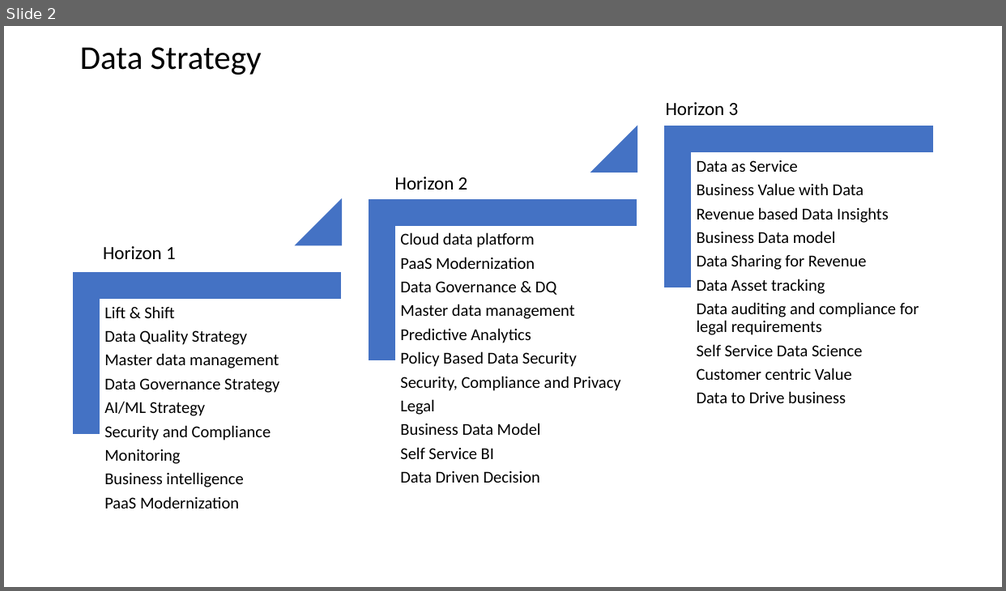
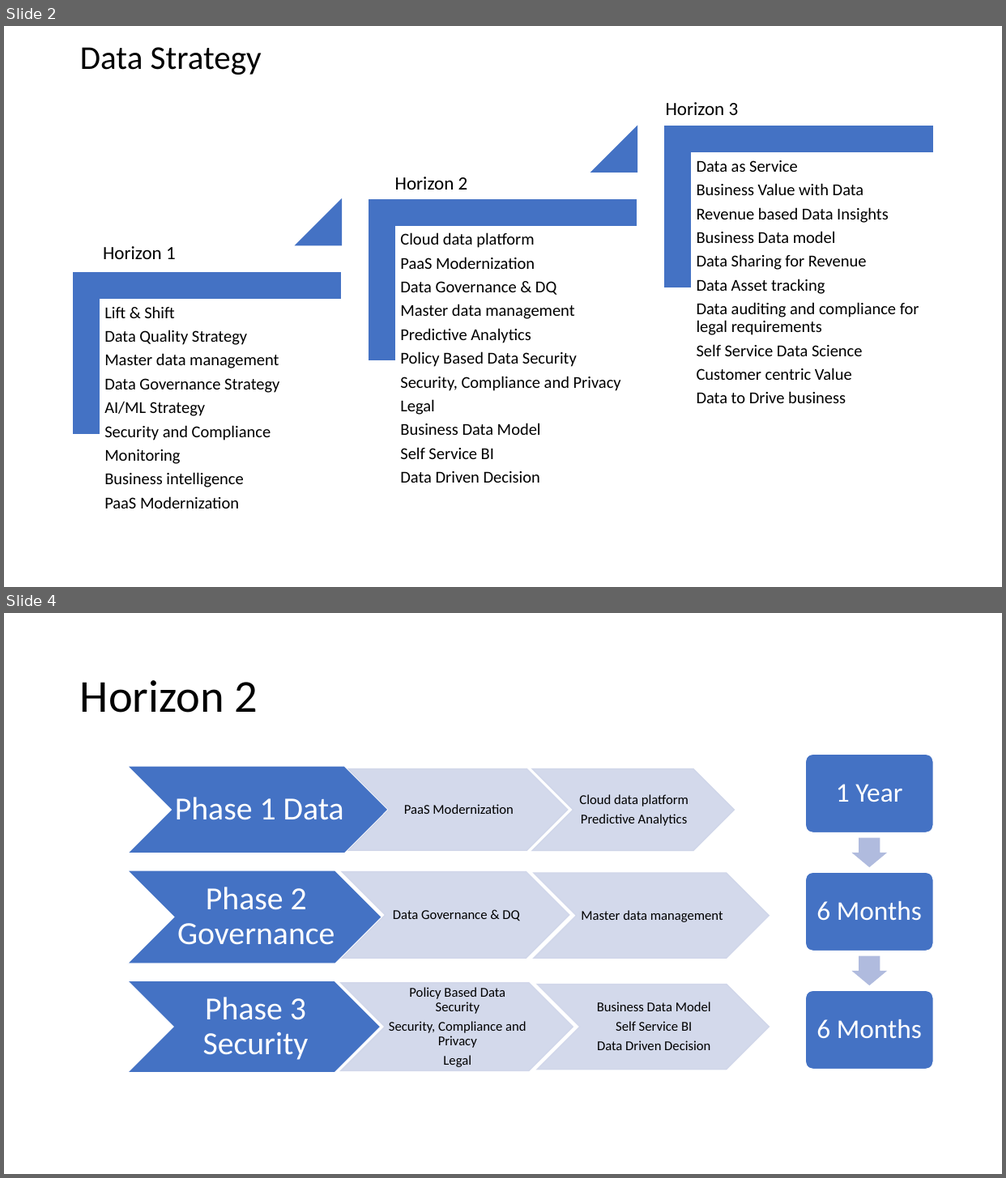
Before and after one commit to balakreshnan/datastrategy, a slide deck: DataHorizon.pptx. Shown one above the other, each under a label of ours: slide 2 before the commit, slides 2 and 4 after it; the slides between them are not shown. The pictures are 1006x591 and 1006x1178 pixels, drawn with LibreOffice and Linux fonts; fonts in the diff are those of the drawing. Boxes give left, top, right and bottom in pixels: in the first picture for what was removed or moved away, otherwise in the second. Text is boxed around its words. In the diff, an @@ line names an element or a change of style, - is before the commit and + after.

Commit message:
updated

```diff
--- a/DataHorizon.pptx
+++ b/DataHorizon.pptx
@@ slide 4 added at (4,613,1002,1174), background #FFFFFF @@
@@ title added at (80,680,258,713), 44 pt, text #000000 @@
+Horizon 2
@@ group added at (127,766,769,1073): 9 chevrons, 9 texts @@
+Phase 1 Data
+PaaS Modernization
+Cloud data platform
+Predictive Analytics
+Phase 2 Governance
+Data Governance & DQ
+Master data management
+Phase 3 Security
+Policy Based Data Security
+Security, Compliance and Privacy
+Legal
+Business Data Model
+Self Service BI
+Data Driven Decision
@@ group added at (806,755,934,1070): 3 rounded rectangles, 3 texts, 2 right arrows @@
+1 Year
+6 Months
+6 Months
```
Also in this commit, not shown: 2 other slides added.
